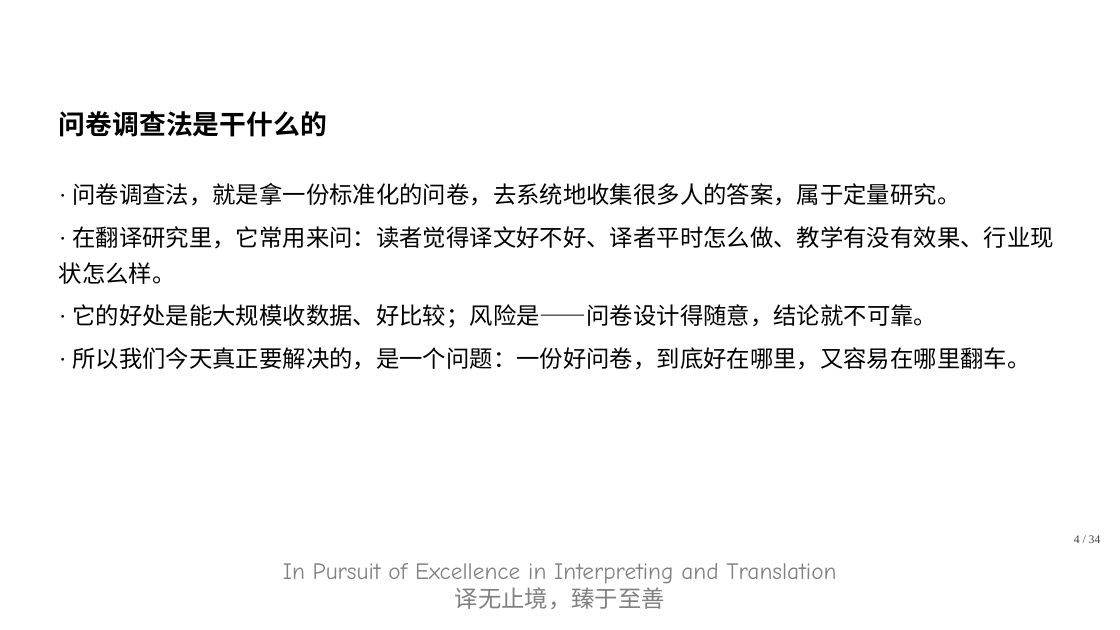
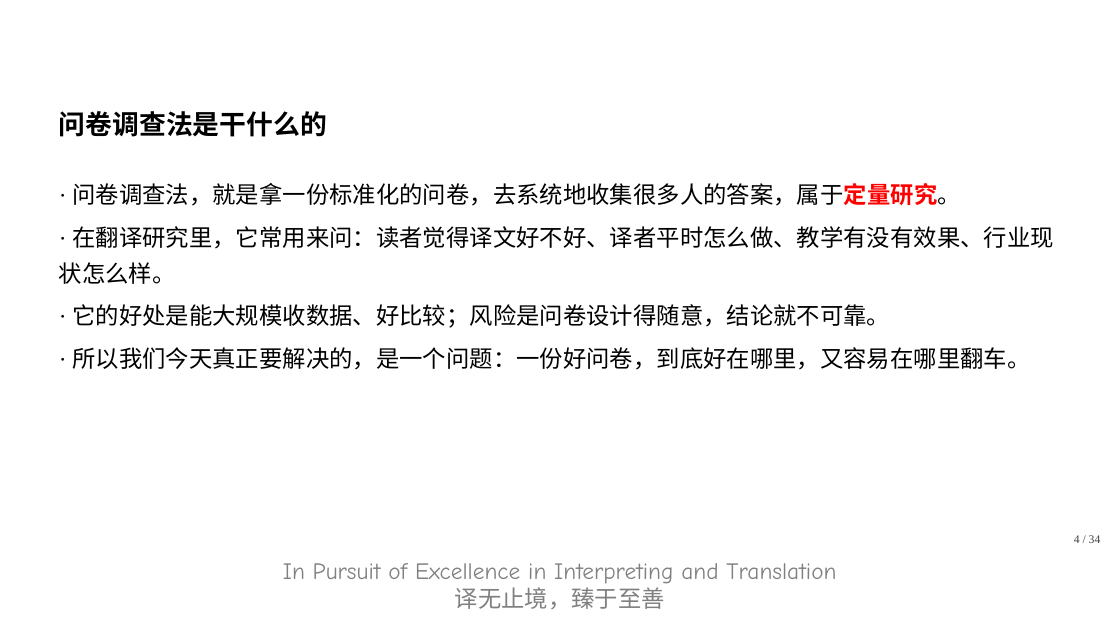
Before and after one commit to CodingGeoff/translation-research-202610, a slide deck: slide 4 of 翻译研究方法/第1组/问卷调查法正反例_v14.pptx. Drawn at 1120x630 pixels with LibreOffice and Linux fonts; fonts in the diff are those of the drawing; background and template pictures are left out. Boxes give left, top, right and bottom in pixels: in the first picture for what was removed or moved away, otherwise in the second. Text is boxed around its words. In the diff, an @@ line names an element or a change of style, - is before the commit and + after.

Commit message:
fix(翻译研究方法第1组): 字体设置补充a:hAnsi标签并更新问卷法正反例PPT

```diff
--- a/翻译研究方法/第1组/问卷调查法正反例_v14.pptx
+++ b/翻译研究方法/第1组/问卷调查法正反例_v14.pptx
@@ text at (72, 183, 960, 206): text colour #000000 to #FF0000, bold on in "问卷调查法，就是拿一份标准化的问卷，去系统地收集很多人的答案，属于定量研究。" @@
@@ text at (72, 304, 890, 328): text changed @@
-· 它的好处是能大规模收数据、好比较；风险是——问卷设计得随意，结论就不可靠。
+· 它的好处是能大规模收数据、好比较；风险是问卷设计得随意，结论就不可靠。
```
Also in this commit, not shown: 17 other slides changed, 1 slide added, 20 other files.
